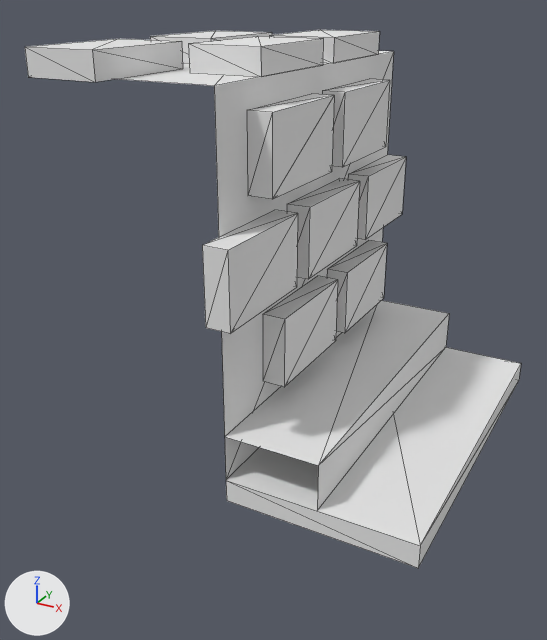
One commit to the OBJ model assets/side.obj: the scene before it, then after it.
Rendered twice from a camera (50 mm lens) standing at (0.856, -1.812, 1.179) and looking at (-0.068, -0.133, 0.339). Arrows for +X, +Y and +Z are at lower left; the lights stay in place. The first picture is the older version. Mesh edges are drawn as thin lines. Where no turn or scale is listed for an object, it has been applied to the vertices. Vertices at exactly the same position are counted once.

The first picture shows 'side'.
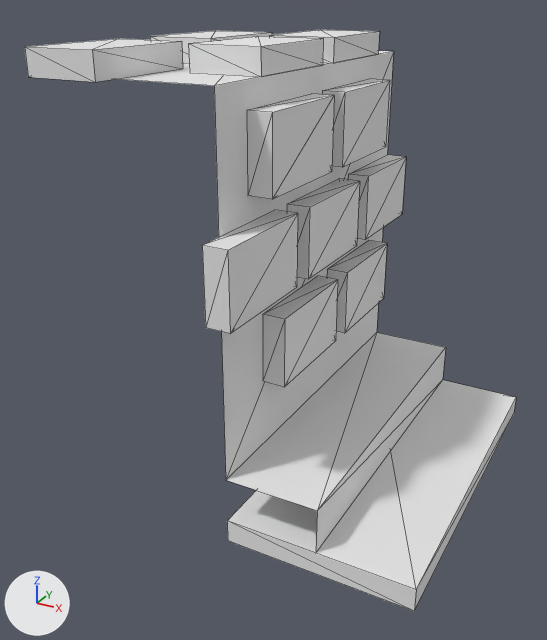
Pixel boxes [x1, y1, x2, y2] of what changed, in the pictures (547 x 640 px; the box of a moved part takes in the faces that stretch with it):
'side', reshaped (8% taller): before [25, 30, 521, 568]; after [25, 30, 516, 611]
part 1 of me_side, moved or reshaped: before [225, 300, 521, 568]; after [226, 333, 516, 611]

The change, as a list of edits to the scene's bpy script:
```text
Change me_side:
    used by ob_side; location = (0.0, 0.0, 0.0)
    remove me_side.from_pydata(...)  # 106 vertices, 128 faces; spans x -0.5..0.5, y -0.562..0.5, z 0.0..1.062
    add me_side.from_pydata(...)  # 106 vertices, 128 faces; spans x -0.5..0.5, y -0.562..0.5, z -0.125..1.062
    me_side part 1
    10 vertices are removed from x 0.0..0.5, y -0.5..0.5, z 0.0..0.188
    14 faces are deleted
    10 vertices are added at x 0.0..0.5, y -0.5..0.5, z -0.125..-0.062
    14 new faces join them
```
